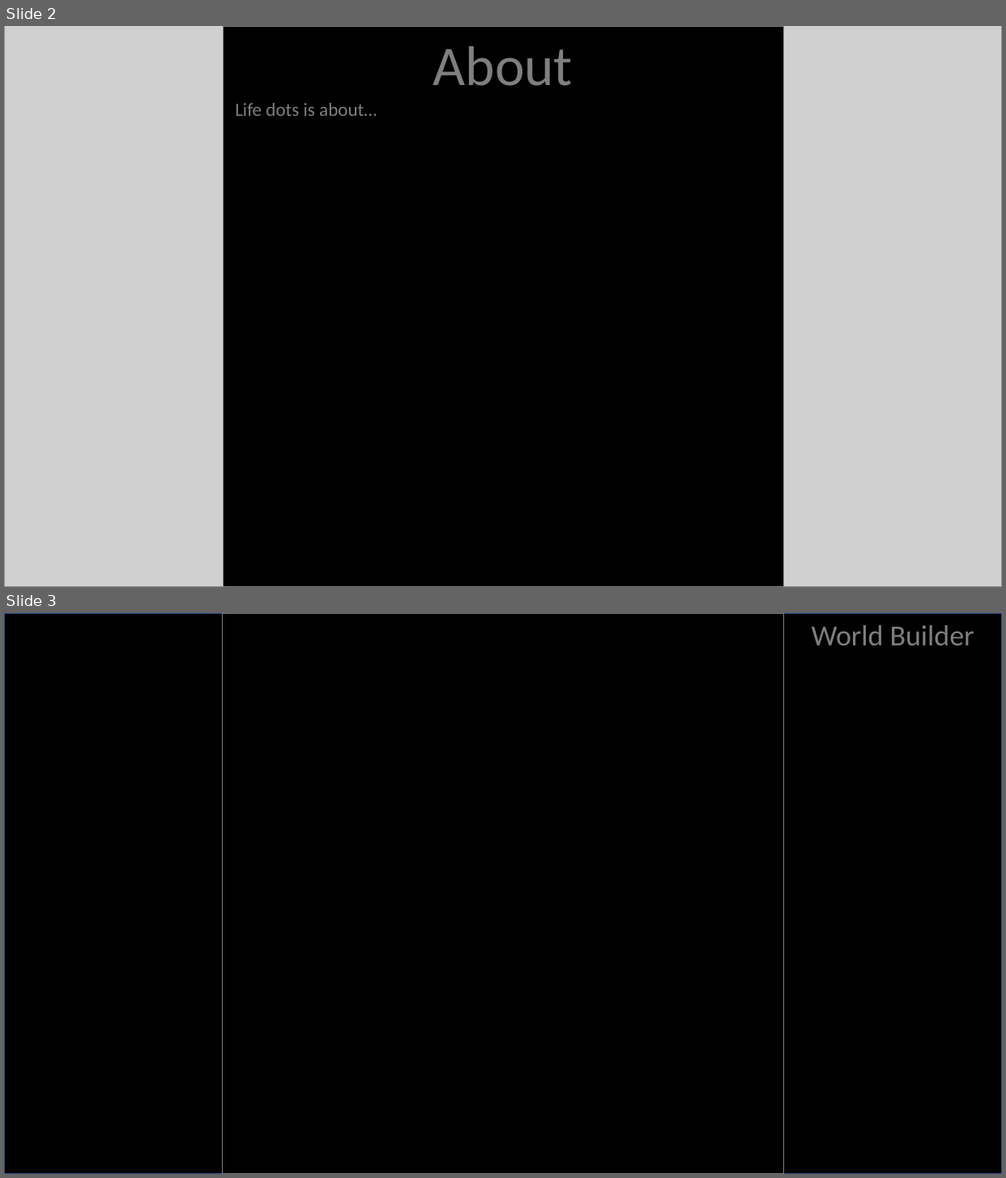
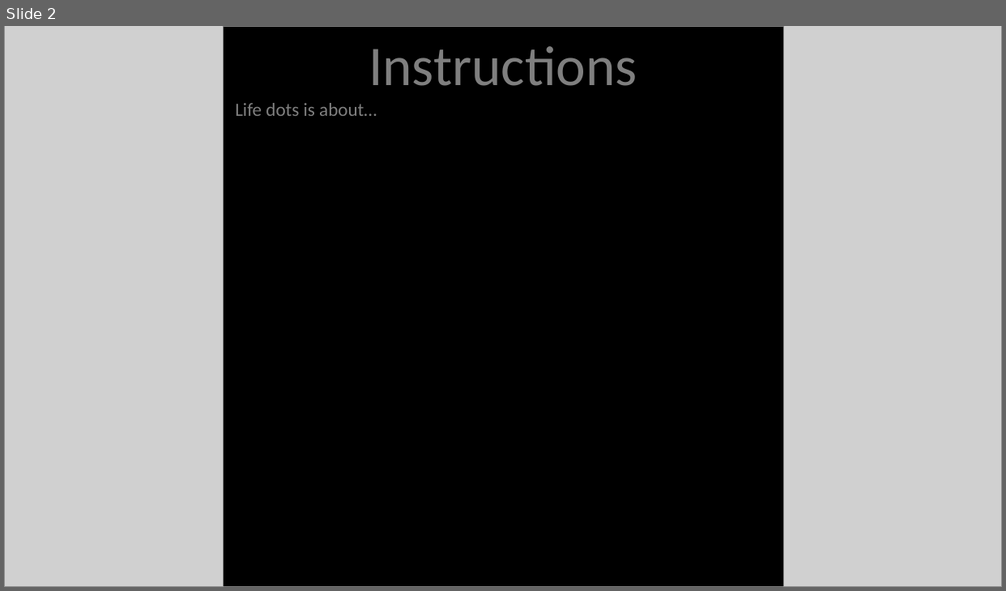
Before and after one commit to ethanprihar/LifeDots, a slide deck: LifeDots.pptx. Shown one above the other, each under a label of ours: slides 2 and 3 before the commit, slide 2 after it. The pictures are 1006x1178 and 1006x591 pixels, drawn with LibreOffice and Linux fonts; fonts in the diff are those of the drawing; grey boxes stand for pictures. Boxes give left, top, right and bottom in pixels: in the first picture for what was removed or moved away, otherwise in the second. Text is boxed around its words. In the diff, an @@ line names an element or a change of style, - is before the commit and + after.

```diff
--- a/LifeDots.pptx
+++ b/LifeDots.pptx
@@ slide 3 removed at (4, 613, 1002, 1174), background #FFFFFF @@
@@ rectangle removed at (4, 613, 1002, 1174) @@
@@ rectangle removed at (223, 613, 784, 1174) @@
@@ text removed at (812, 625, 974, 645) @@
-World Builder
@@ slide 2 changed as well @@
@@ text at (368, 46, 637, 86): text changed @@
-About
+Instructions
```
Also in this commit, not shown: 1 other slide changed, 6 slides added, 1 other slide removed, 1 other file.
